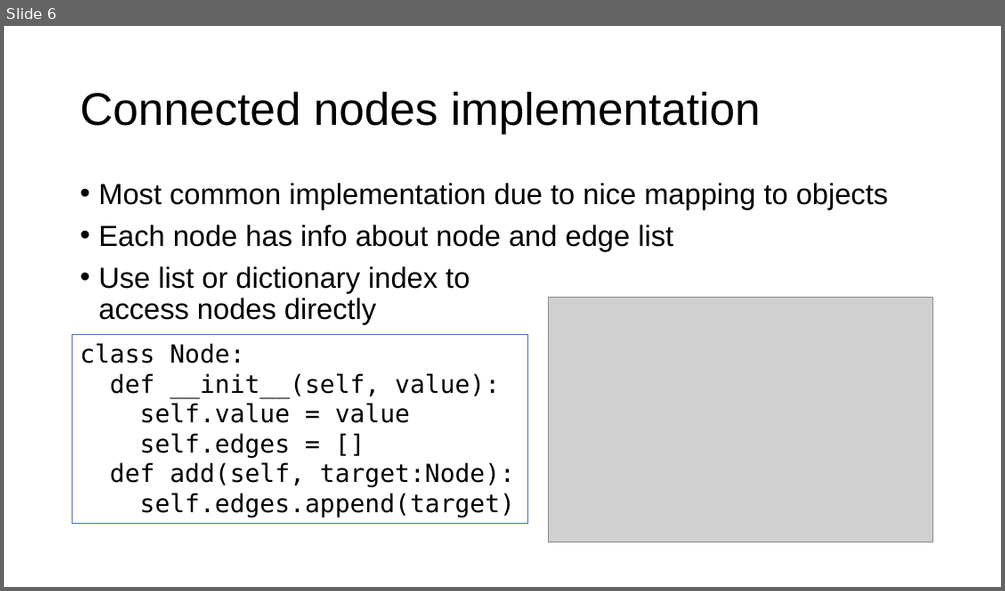
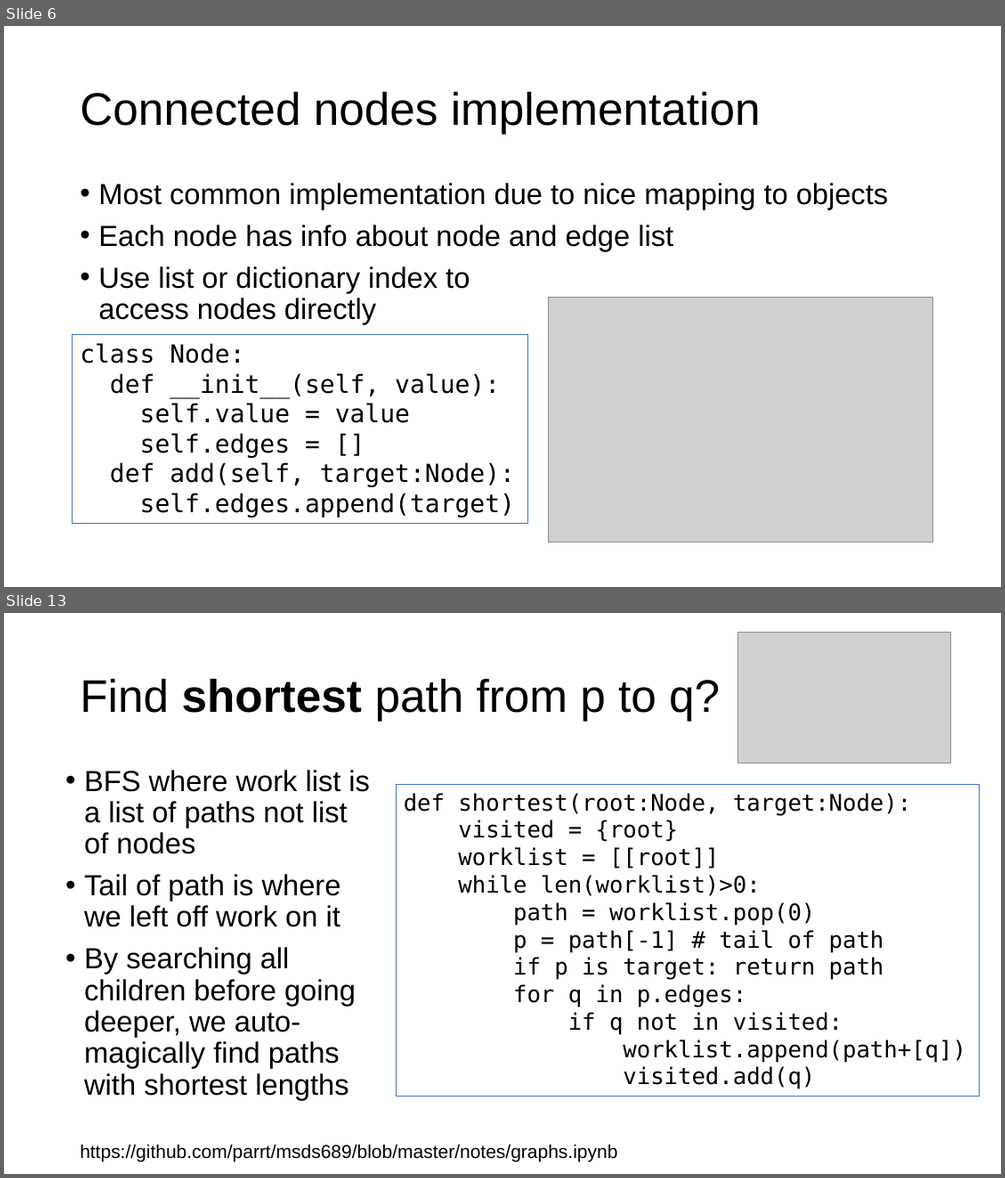
Before and after one commit to parrt/msds689, a slide deck: notes/graphs.pptx. Shown one above the other, each under a label of ours: slide 6 before the commit, slides 6 and 13 after it; the slides between them are not shown. The pictures are 1005x591 and 1005x1178 pixels, drawn with LibreOffice and Linux fonts; fonts in the diff are those of the drawing; grey boxes stand for pictures; background and template pictures are left out. Boxes give left, top, right and bottom in pixels: in the first picture for what was removed or moved away, otherwise in the second. Text is boxed around its words. In the diff, an @@ line names an element or a change of style, - is before the commit and + after.

```diff
--- a/notes/graphs.pptx
+++ b/notes/graphs.pptx
@@ slide 13 added at (4, 613, 1001, 1174), background #FFFFFF @@
@@ picture added at (737, 632, 951, 763) @@
@@ title added at (80, 678, 720, 721), 44 pt, text #000000 @@
+Find shortest path from p to q?
@@ text added at (84, 770, 370, 1100), 28 pt, text #000000 @@
+• BFS where work list is
+  a list of paths not list
+  of nodes
+• Tail of path is where
+  we left off work on it
+• By searching all
+  children before going
+  deeper, we auto-
+  magically find paths
+  with shortest lengths
@@ rectangle added at (396, 784, 979, 1096), outline #4472C4 0.75 pt, 22 pt, text #000000 @@
+def shortest(root:Node, target:Node):
+visited = {root}
+worklist = [[root]]
+while len(worklist)>0:
+path = worklist.pop(0)
+p = path[-1] # tail of path
+if p is target: return path
+for q in p.edges:
+if q not in visited:
+worklist.append(path+[q])
+visited.add(q)
@@ text added at (80, 1143, 617, 1161), 18 pt, text #000000 @@
+https://github.com/parrt/msds689/blob/master/notes/graphs.ipynb
```
Also in this commit, not shown: 4 slides changed, 2 other slides added, 2 other files.
